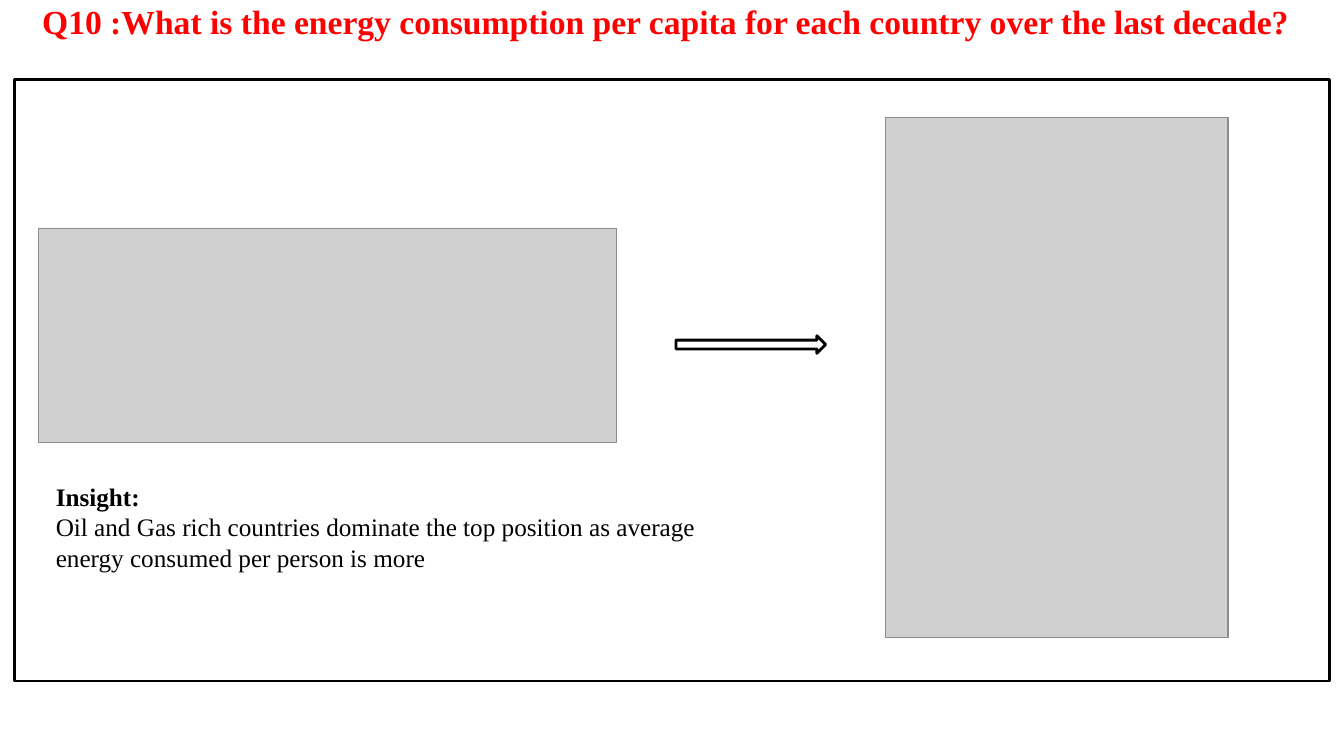
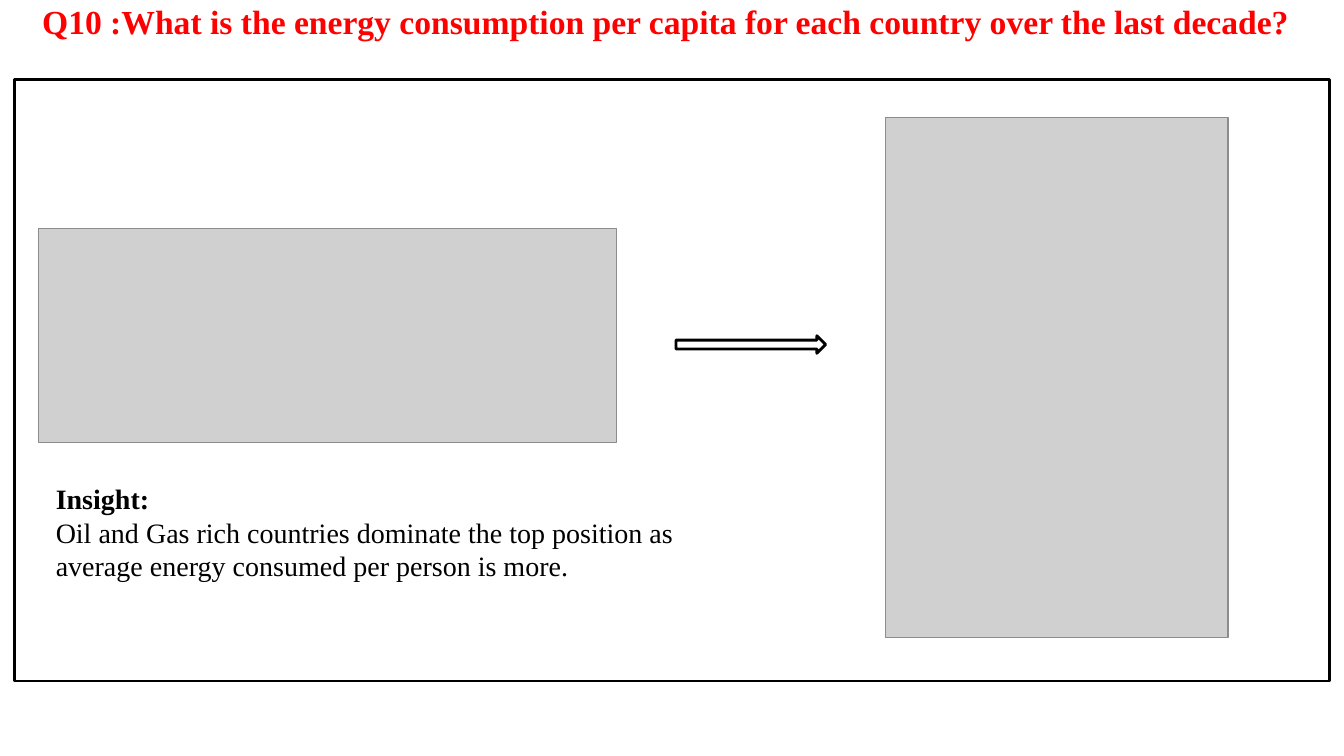
Before and after one commit to ShivaniGundla/SQL_Project, a slide deck: slide 17 of presentation/SQL_Project_Shivani_Gundla.pptx (slide 16 before the commit). Drawn at 1344x756 pixels with LibreOffice and Linux fonts; fonts in the diff are those of the drawing; grey boxes stand for pictures; background and template pictures are left out. Boxes give left, top, right and bottom in pixels: in the first picture for what was removed or moved away, otherwise in the second. Text is boxed around its words. In the diff, an @@ line names an element or a change of style, - is before the commit and + after.

```diff
--- a/presentation/SQL_Project_Shivani_Gundla.pptx
+++ b/presentation/SQL_Project_Shivani_Gundla.pptx
@@ text at [56, 489, 149, 515]: size 18 to 20 pt in "Insight:" @@
@@ text at [56, 523, 672, 582]: text changed; size 18 to 20 pt @@
-Oil and Gas rich countries dominate the top position as average energy consumed per person is more
+Oil and Gas rich countries dominate the top position as average energy consumed per person is more.
```
Also in this commit, not shown: 16 other slides changed, 2 slides added, 2 slides removed.
